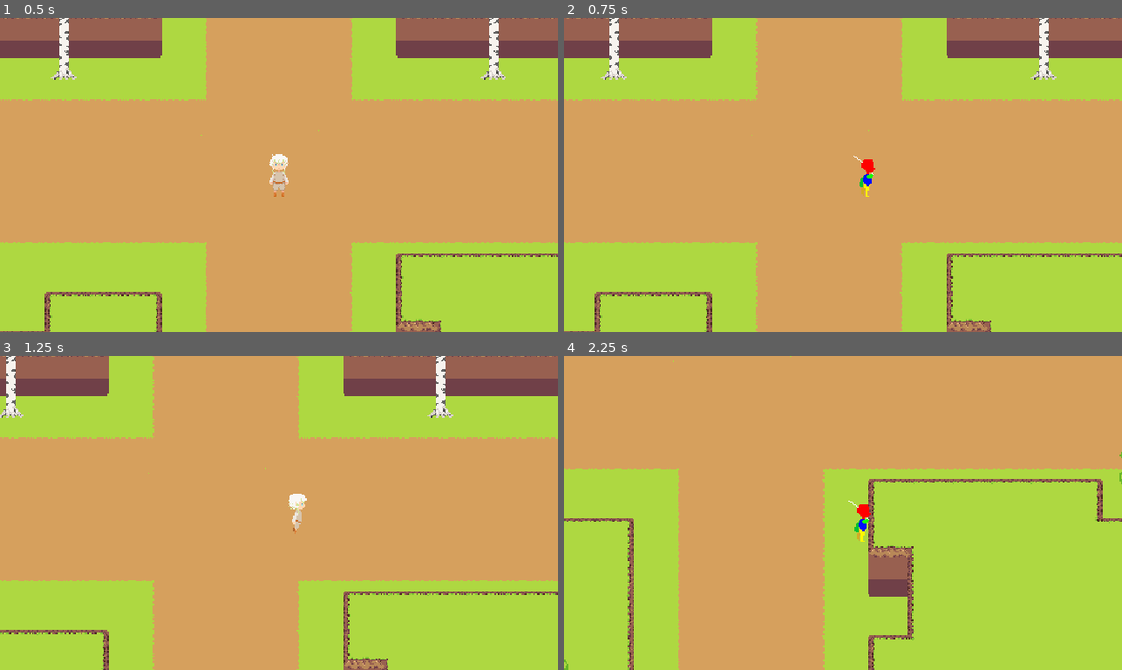
Above: before the commit, frames 1-4 (two rows, left to right).
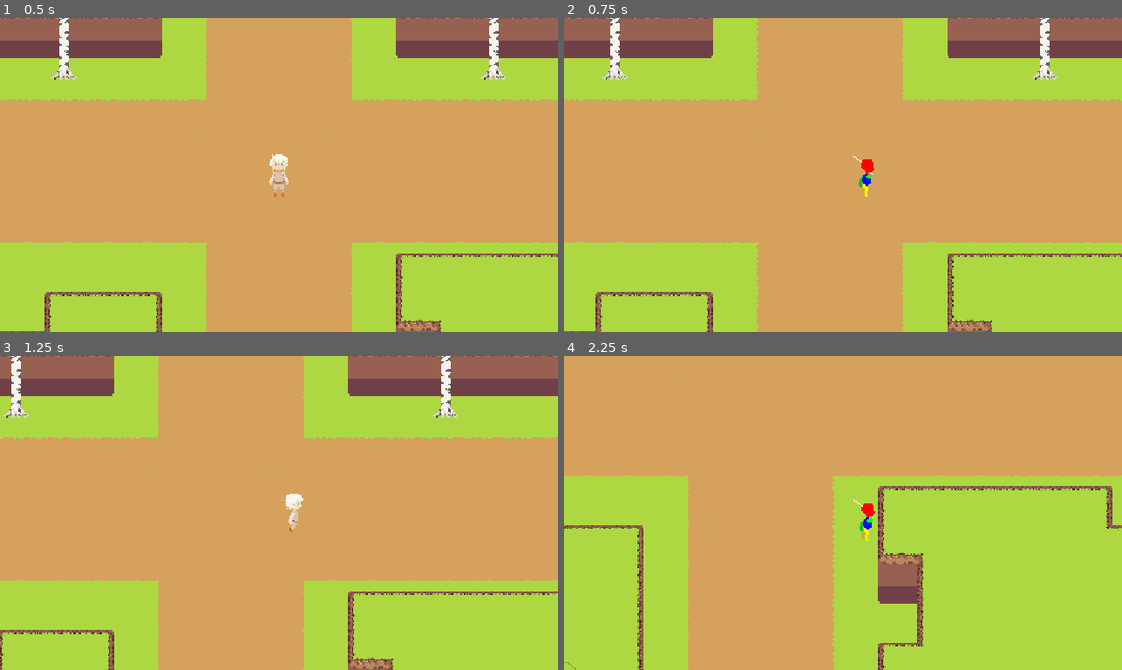
Above: after the commit, the same moments.

Repository: lantern-elf/project-next
Game: Godot game, scene res://Scenes/area_test.tscn
The game is run twice, just before and just after one commit, with the same random seed, the same clock (stepped at 60 frames per second) and the same inputs.
Inputs:
- Up to frame 1 (0.5 s): no input
- Up to frame 2 (0.75 s): tap Enter at 0.5 s; hold Right (ui_right) from 0.53 s (still down); tap X (attack) at 0.6 s
- Up to frame 3 (1.25 s): keep holding Right (ui_right); tap Ctrl (dash) at 0.8 s
- Up to frame 4 (2.25 s): release Right (ui_right) at 1.28 s; hold Down (ui_down) 1.28-2.03 s; tap Ctrl (dash) at 1.35 s; tap X (attack) at 1.55, 2.1 s; hold Right (ui_right) from 2.03 s (still down)

Frame 1 is identical in both runs. In frame 2, 1.4% of the frame differs, in the area x 0-100%, y 0-100%; in frame 3, 4.1%; in frame 4, 8.5%.

Commit message:
dash delay/cooldown, speed value  update

Diff:
--- a/Scenes/Character/player.tscn
+++ b/Scenes/Character/player.tscn
@@ -636,6 +636,7 @@
 debug_color = Color(0, 1, 0.13335153, 0.16100001)
 
 [node name="SwordArea" type="Area2D" parent="." unique_id=1345265775 node_paths=PackedStringArray("body")]
+visible = false
 script = ExtResource("12_hv1gp")
 body = NodePath("..")
 
--- a/Scripts/Components/damage_component.gd
+++ b/Scripts/Components/damage_component.gd
@@ -6,4 +6,3 @@
 func _on_area_entered(area: Area2D) -> void:
 	if area is HitboxComponent and area.is_in_group("Hitable") and not area.is_in_group("player"):
 		area.health_component.take_damage(attack_damage)
-		print("hitted")
--- a/Scripts/Components/player/player.gd
+++ b/Scripts/Components/player/player.gd
@@ -1,7 +1,4 @@
 extends CharacterBody2D
-
-#@onready var state_machine = $StateMachine
-#@onready var PLInput = $InputComponent
 
 @export var velocity_component: VelocityComponent
 @export var health_component: HealthComponent
@@ -10,8 +7,11 @@
 @export var animation_player: AnimationPlayer
 @export var input_component: InputComponent
 
-var no_attack_time := 0.0
-const attack_RESET_DELAY := 1.0
+var no_attack_time := 0.0 # time to reset attack
+const attack_RESET_DELAY := 1.0 # reset time
+
+var no_dash_time := 0.0
+const dash_RESET_DELAY := 1.0
 
 func _process(delta: float) -> void:
 	if input_component.attack():
@@ -27,4 +27,6 @@
 			PlayerActionManager.reset_attack_state()
 
 	if input_component.dash():
-		state_machine.current_state.Transitioned.emit(state_machine.current_state, "Dash")
+		if PlayerActionManager.can_dash:
+			PlayerActionManager.lock_dash(0.5)
+			state_machine.current_state.Transitioned.emit(state_machine.current_state, "Dash")
--- a/Scripts/Components/player/player_dash.gd
+++ b/Scripts/Components/player/player_dash.gd
@@ -13,6 +13,6 @@
 	if timer <= 0:
 		velocity_component.stop_move()
 		if input.get_input_direction() == Vector2.ZERO:
-			Transitioned.emit(self,"Idle")
+			Transitioned.emit(self, "Idle")
 		else:
-			Transitioned.emit(self,"Move")
+			Transitioned.emit(self, "Move")
--- a/Scripts/Components/player/player_move.gd
+++ b/Scripts/Components/player/player_move.gd
@@ -8,7 +8,7 @@
 	animation_player.play_animation("move", direction)
 
 func physics_update(_delta):
-	velocity_component.move(input.get_input_direction(), 100) # Moving the player based on input
+	velocity_component.move(input.get_input_direction()) # Moving the player based on input
 
 	# Trigger for trantiton to idle state
 	if input.get_input_direction() == Vector2.ZERO:
--- a/Scripts/Components/velocity_component.gd
+++ b/Scripts/Components/velocity_component.gd
@@ -1,6 +1,6 @@
 class_name VelocityComponent extends Node
 
-@export var speed: float = 85.0
+@export var speed: float = 100.00
 @export var body: CharacterBody2D
 @export var input_component: InputComponent
 
